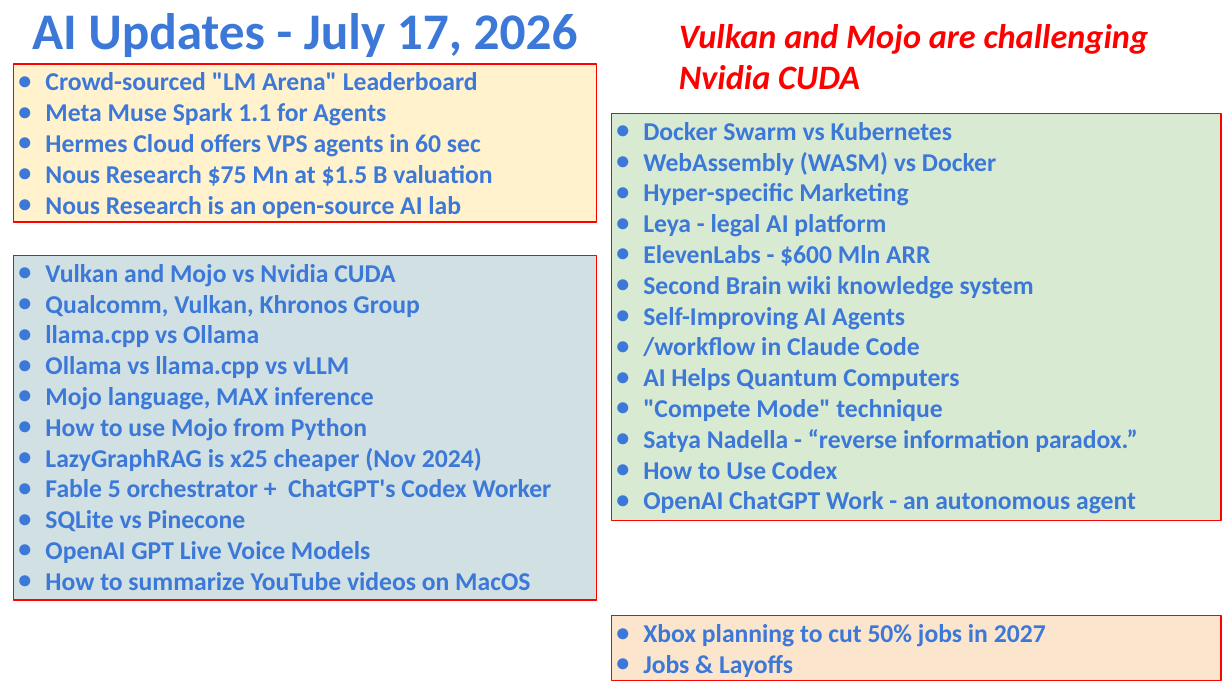
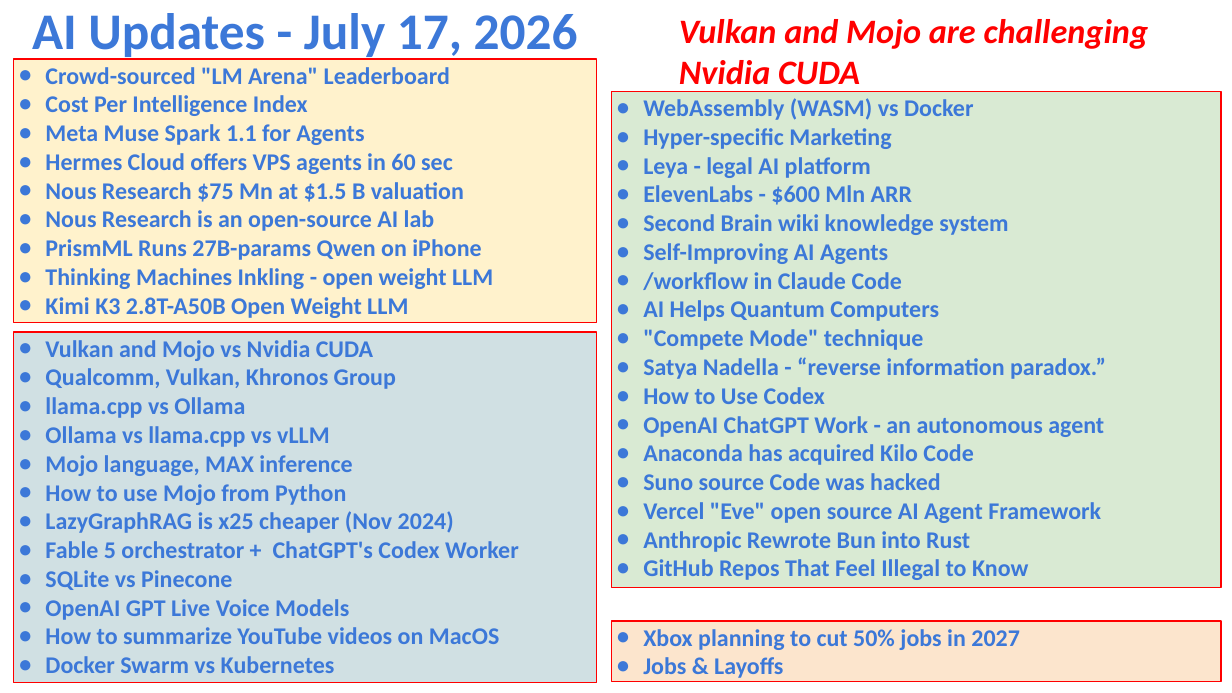
Before and after one commit to lselector/seminar, a slide deck: slide 1 of 2026/2026-07-17-AI-Updates.pptx. Drawn at 1232x693 pixels with LibreOffice and Linux fonts; fonts in the diff are those of the drawing. Boxes give left, top, right and bottom in pixels: in the first picture for what was removed or moved away, otherwise in the second. Text is boxed around its words. In the diff, an @@ line names an element or a change of style, - is before the commit and + after.

Commit message:
update

```diff
--- a/2026/2026-07-17-AI-Updates.pptx
+++ b/2026/2026-07-17-AI-Updates.pptx
@@ text "Vulkan and Mojo are challenging ..." rewrapped from bbox=[679, 24, 1149, 90] to bbox=[679, 19, 1149, 93] @@
@@ rectangle "Crowd-sourced "LM Arena" Leaderboard": place and size @@
-rectangle "Crowd-sourced "LM Arena" Leaderboard" at bbox=[14, 64, 598, 222]
+rectangle "Crowd-sourced "LM Arena" Leaderboard" at bbox=[14, 59, 598, 323]
@@ text in rectangle at bbox=[45, 67, 464, 231]: size 15 to 14 pt in "Crowd-sourced "LM Arena" Leaderboard", "Meta Muse Spark 1.1 for Agents", "Hermes Cloud offers VPS agents in 60 ...", "Nous Research $75 Mn at $1.5 B ..." and 1 more places; indent changed @@
@@ text in rectangle at bbox=[45, 95, 308, 116]: paragraph added @@
+● Cost Per Intelligence Index
@@ rectangle "WebAssembly (WASM) vs Docker": place and size @@
-rectangle "WebAssembly (WASM) vs Docker" at bbox=[611, 113, 1221, 520]
+rectangle "WebAssembly (WASM) vs Docker" at bbox=[611, 91, 1221, 588]
@@ text in rectangle at bbox=[643, 98, 1106, 437]: size 15 to 14 pt in "WebAssembly (WASM) vs Docker", "Hyper-specific Marketing", "Leya - legal AI platform", "ElevenLabs - $600 Mln ARR" and 8 more places; indent changed @@
@@ text in rectangle at bbox=[643, 122, 953, 140]: paragraph removed @@
-● Docker Swarm vs Kubernetes
@@ text in rectangle at bbox=[45, 239, 493, 318]: paragraphs added @@
+● PrismML Runs 27B-params Qwen on iPhone
+● Thinking Machines Inkling - open weight LLM
+● Kimi K3 2.8T-A50B Open Weight LLM
@@ rectangle "Vulkan and Mojo vs Nvidia ...": place and size @@
-rectangle "Vulkan and Mojo vs Nvidia ..." at bbox=[14, 255, 598, 600]
+rectangle "Vulkan and Mojo vs Nvidia ..." at bbox=[14, 333, 598, 684]
@@ text in rectangle at bbox=[45, 340, 519, 644]: size 15 to 14 pt; indent changed @@
@@ text in rectangle at bbox=[643, 444, 1101, 580]: paragraphs added @@
+● Anaconda has acquired Kilo Code
+● Suno source Code was hacked
+● Vercel "Eve" open source AI Agent Framework
+● Anthropic Rewrote Bun into Rust
+● GitHub Repos That Feel Illegal to Know
@@ rectangle "Xbox planning to cut 50% ...": place and size @@
-rectangle "Xbox planning to cut 50% ..." at bbox=[611, 616, 1221, 681]
+rectangle "Xbox planning to cut 50% ..." at bbox=[611, 621, 1221, 681]
@@ rectangle "Xbox planning to cut 50% ..." at bbox=[611, 621, 1221, 681]: size 15 to 14 pt; indent changed @@
@@ text in rectangle at bbox=[45, 656, 335, 673]: paragraph added @@
+● Docker Swarm vs Kubernetes
```
Also in this commit, not shown: 16 other slides changed, 7 slides added.
